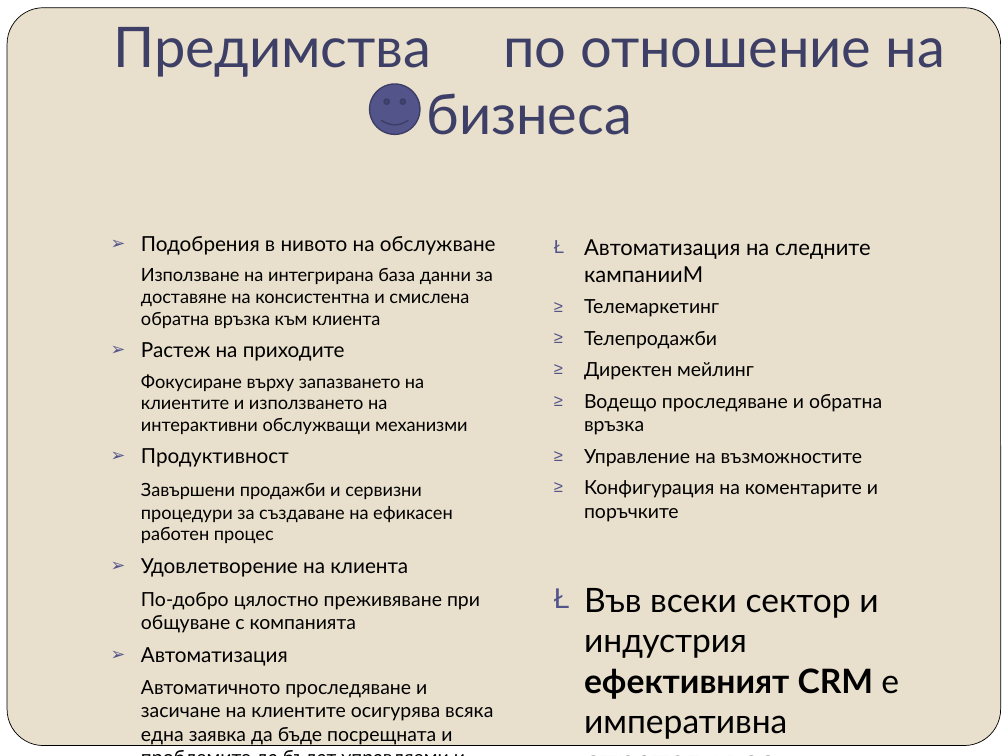
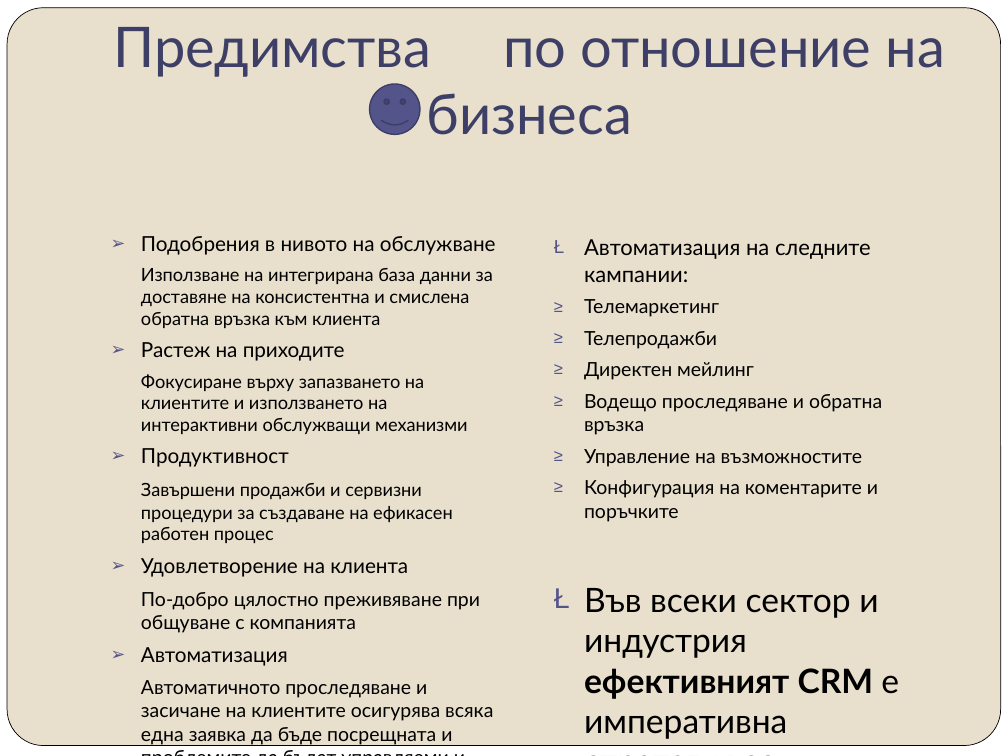
Before and after one commit to vladimarkova/E-business_CRM_systems_article, a slide deck: slide 6 of Курсов_проект_CRM_Systems_81271/CRM_системи_81271.pptx. Drawn at 1008x756 pixels with LibreOffice and Linux fonts; fonts in the diff are those of the drawing. Boxes give left, top, right and bottom in pixels: in the first picture for what was removed or moved away, otherwise in the second. Text is boxed around its words. In the diff, an @@ line names an element or a change of style, - is before the commit and + after.

```diff
--- a/Курсов_проект_CRM_Systems_81271/CRM_системи_81271.pptx
+++ b/Курсов_проект_CRM_Systems_81271/CRM_системи_81271.pptx
@@ text at (584, 239, 871, 282): text changed @@
-Ł Автоматизация на следните кампанииМ
+Ł Автоматизация на следните кампании:
```
Also in this commit, not shown: 6 other slides changed, 4 other files.
